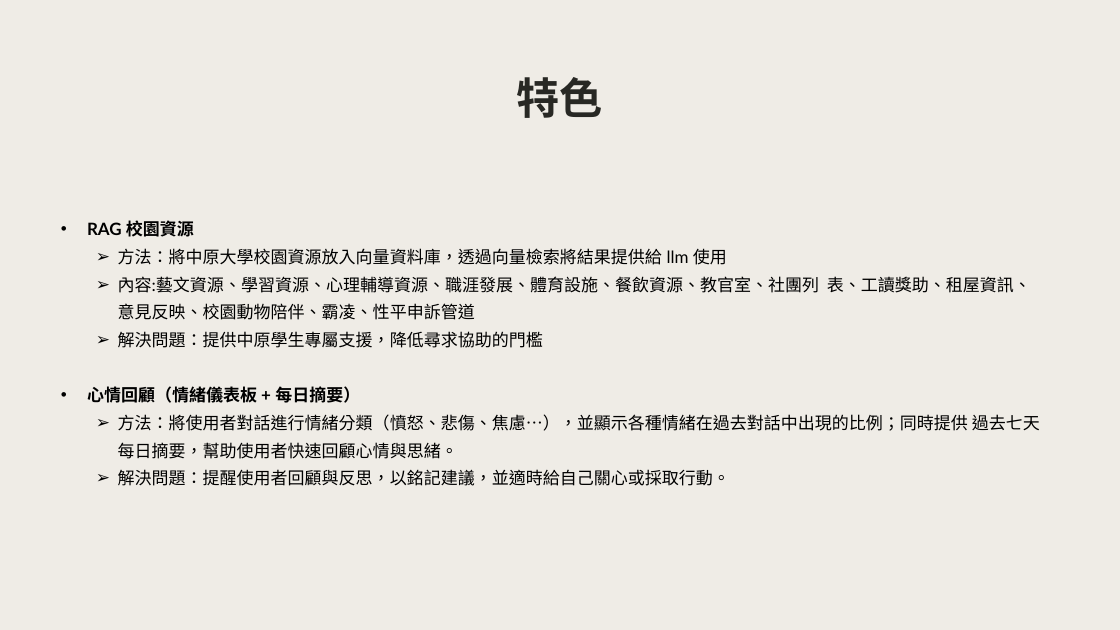
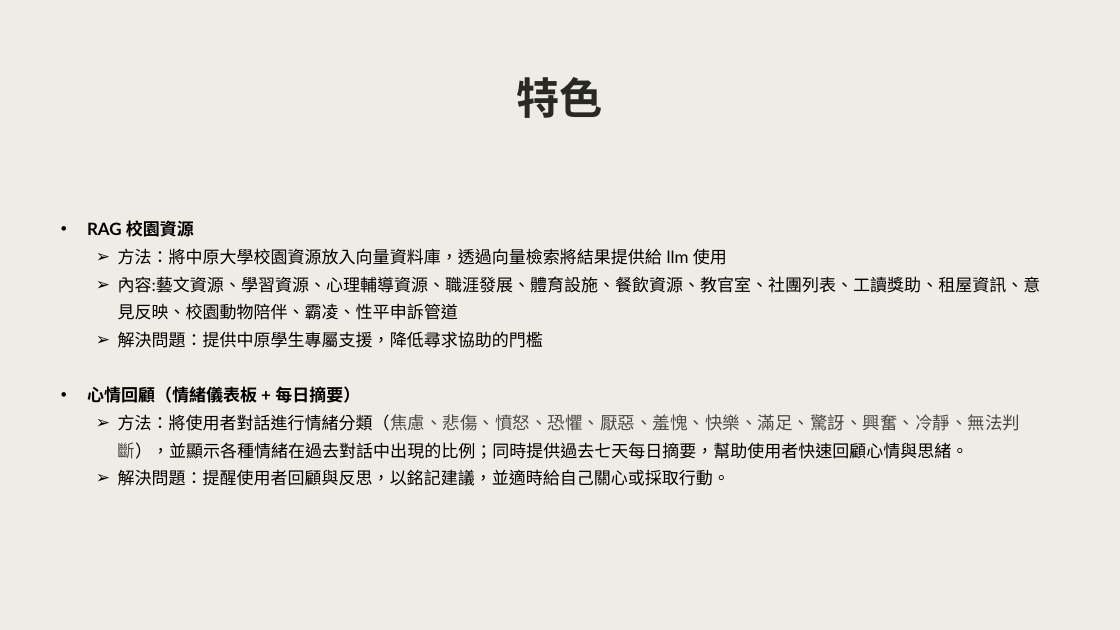
Before and after one commit to aurorajojo/line_app, a slide deck: slide 9 of 暑假專題成果.pptx. Drawn at 1120x630 pixels with LibreOffice and Linux fonts; fonts in the diff are those of the drawing; background and template pictures are left out. Boxes give left, top, right and bottom in pixels: in the first picture for what was removed or moved away, otherwise in the second. Text is boxed around its words. In the diff, an @@ line names an element or a change of style, - is before the commit and + after.

```diff
--- a/暑假專題成果.pptx
+++ b/暑假專題成果.pptx
@@ text at [118, 276, 1041, 320]: spaces changed @@
-  ➢ 內容:藝文資源、學習資源、心理輔導資源、職涯發展、體育設施、餐飲資源、教官室、社團列 表、工讀獎助、租屋資訊、意見反映、校園動物陪伴、霸凌、性平申訴管道
+  ➢ 內容:藝文資源、學習資源、心理輔導資源、職涯發展、體育設施、餐飲資源、教官室、社團列表、工讀獎助、租屋資訊、意見反映、校園動物陪伴、霸凌、性平申訴管道
@@ text at [118, 414, 1021, 459]: text changed @@
-  ➢ 方法：將使用者對話進行情緒分類（憤怒、悲傷、焦慮…），並顯示各種情緒在過去對話中出現的比例；同時提供 過去七天每日摘要，幫助使用者快速回顧心情與思緒。
+  ➢ 方法：將使用者對話進行情緒分類（焦慮、悲傷、憤怒、恐懼、厭惡、羞愧、快樂、滿足、驚訝、興奮、冷靜、無法判斷），並顯示各種情緒在過去對話中出現的比例；同時提供過去七天每日摘要，幫助使用者快速回顧心情與思緒。
```
Also in this commit, not shown: 3 other slides changed.
